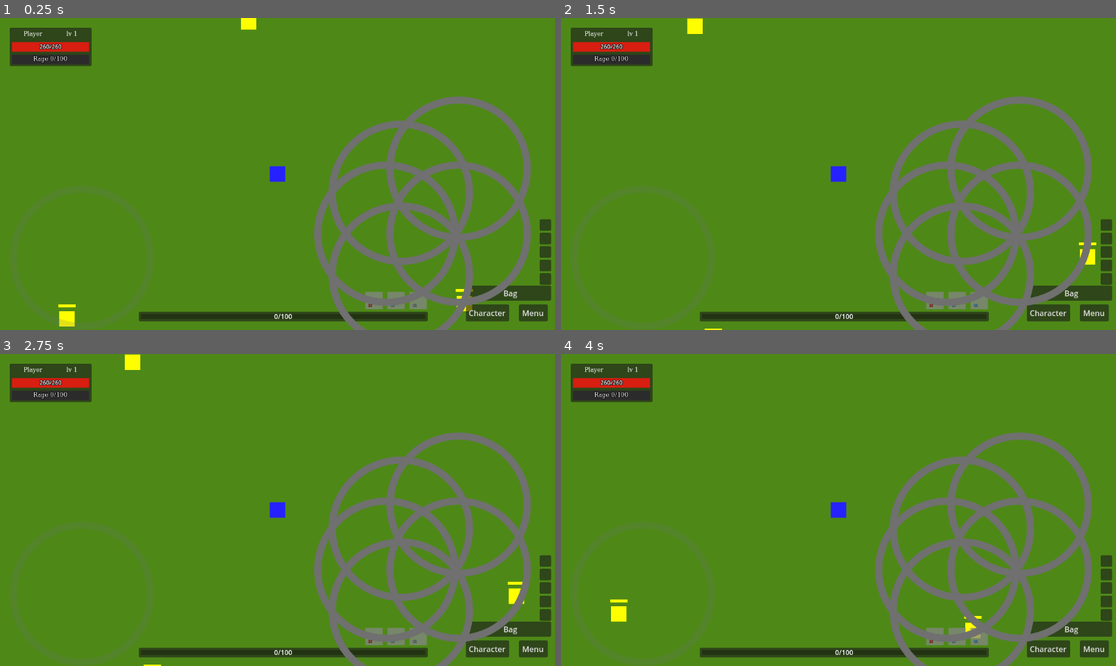
Above: before the commit, frames 1-4 (two rows, left to right).
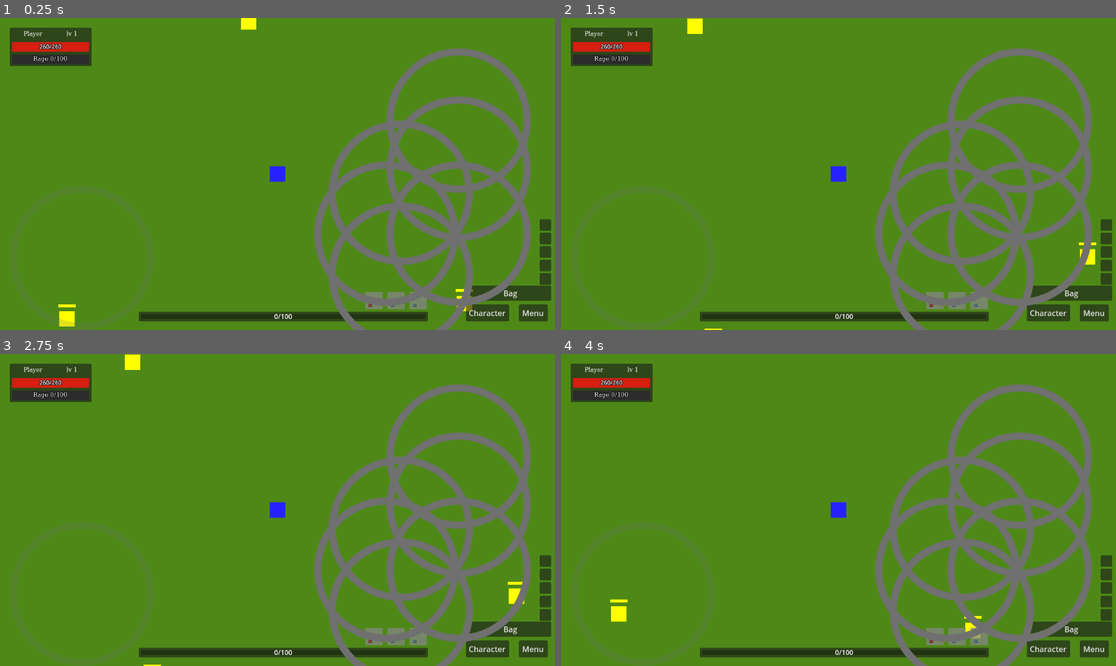
Above: after the commit, the same moments.

Repository: denisshkytko/mmo-mvp-godot
Game: Godot game, scene res://game/scenes/Main.tscn
Same seed, same stepped clock (60 frames per second), same inputs: the game is played once before the commit and once after it. This scene is started directly instead of the project's main scene. The engine's default icon, where the game draws it, is replaced by a stand-in: a white triangle on a blue panel in a dark square.
Inputs (mouse positions are in pixels of both pictures, inside the frame that each line leads up to):
- Up to frame 1 (0.25 s): no input
- Up to frame 2 (1.5 s): click (1021, 120) at 0.5 s; click "Bag" at 1.25 s
- Up to frame 3 (2.75 s): click (543, 559) at 2 s
- Up to frame 4 (4 s): click (1104, 575) at 2.75 s; click (1104, 588) at 3.5 s

The runs differ from the first frame. In frame 1, 1.5% of the frame differs, in the area x 69-96%, y 9-57%; in frame 2, 1.5%; in frame 3, 1.5%; in frame 4, 1.5%.
Error in both runs: Invalid call to function 'try_interact (via call)' in base 'CharacterBody2D (Player)'. Expected 0 argument(s). (res://game/characters/player/interaction_detect…

Commit message:
Move interact button beside skill pad

Diff:
--- a/ui/game/hud/mobile/mobile_hud.tscn
+++ b/ui/game/hud/mobile/mobile_hud.tscn
@@ -99,7 +99,9 @@
 script = ExtResource("4_hwcof")
 metadata/slot_index = 4
 
-[node name="InteractBtn" type="TextureButton" parent="Root/RightPad/SkillPad"]
+[node name="InteractBtn" type="TextureButton" parent="Root/RightPad"]
 custom_minimum_size = Vector2(110, 110)
 layout_mode = 0
+texture_normal = ExtResource("4_xlyuy")
+script = ExtResource("4_hwcof")
 visible = false
--- a/ui/game/hud/mobile/skill_pad.gd
+++ b/ui/game/hud/mobile/skill_pad.gd
@@ -9,7 +9,7 @@
 @onready var skill_btn_2: BaseButton = $SkillBtn2
 @onready var skill_btn_3: BaseButton = $SkillBtn3
 @onready var skill_btn_4: BaseButton = $SkillBtn4
-@onready var interact_btn: BaseButton = $InteractBtn
+@onready var interact_btn: BaseButton = $"../InteractBtn"
 
 var _skill_buttons: Array[BaseButton] = []
 
